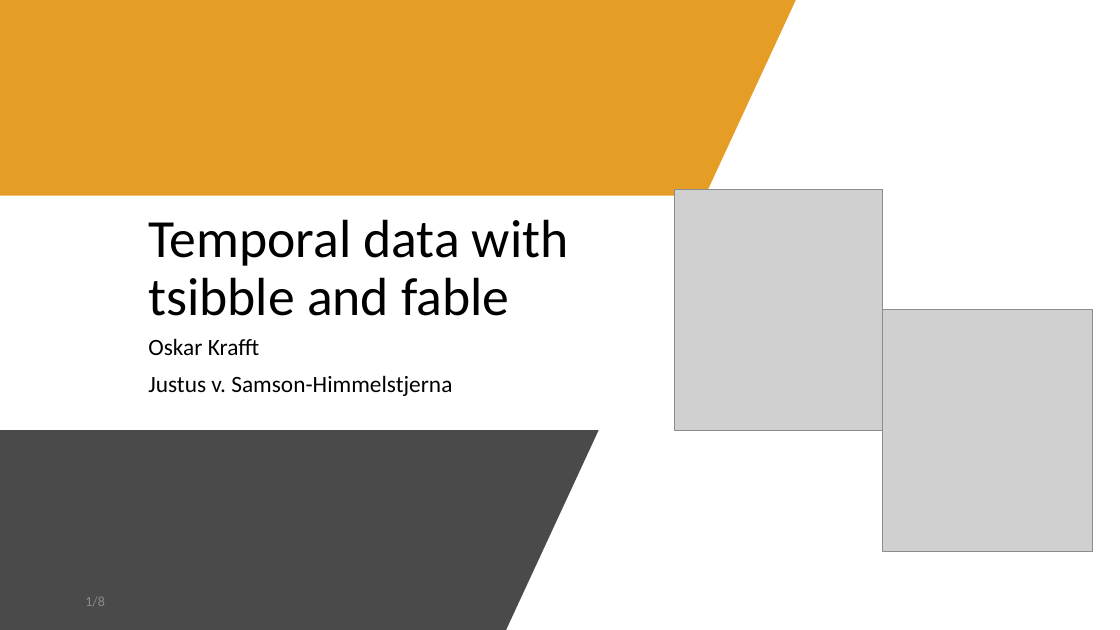
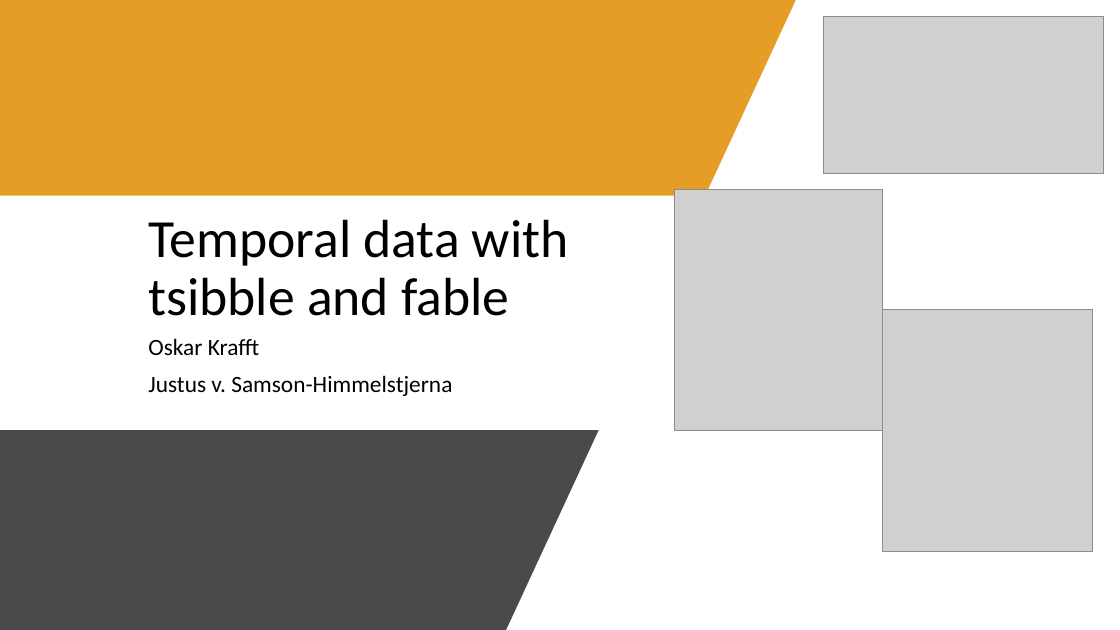
Before and after one commit to intro-to-data-science-22-workshop/-14-temporal-data-with-tsibble-and-fable-Samson-Krafft, a slide deck: slide 1 of tsibble and fable.pptx. Drawn at 1120x630 pixels with LibreOffice and Linux fonts; fonts in the diff are those of the drawing; grey boxes stand for pictures; background and template pictures are left out. Boxes give left, top, right and bottom in pixels: in the first picture for what was removed or moved away, otherwise in the second. Text is boxed around its words. In the diff, an @@ line names an element or a change of style, - is before the commit and + after.

```diff
--- a/tsibble and fable.pptx
+++ b/tsibble and fable.pptx
@@ picture added at box(823, 17, 1103, 175) @@
@@ text removed at box(85, 597, 105, 606) @@
-1/8
```
Also in this commit, not shown: 7 other slides changed, 2 slides added.
